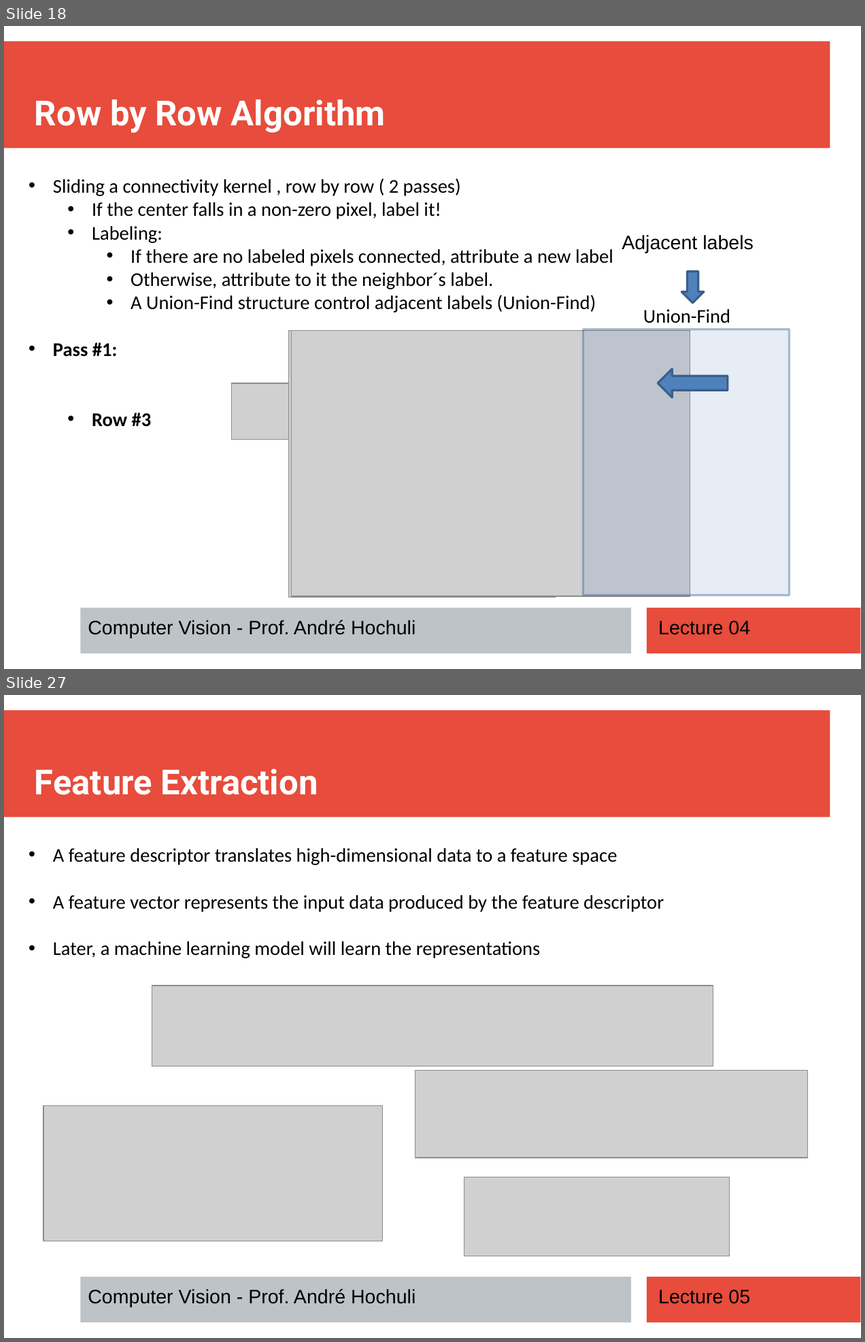
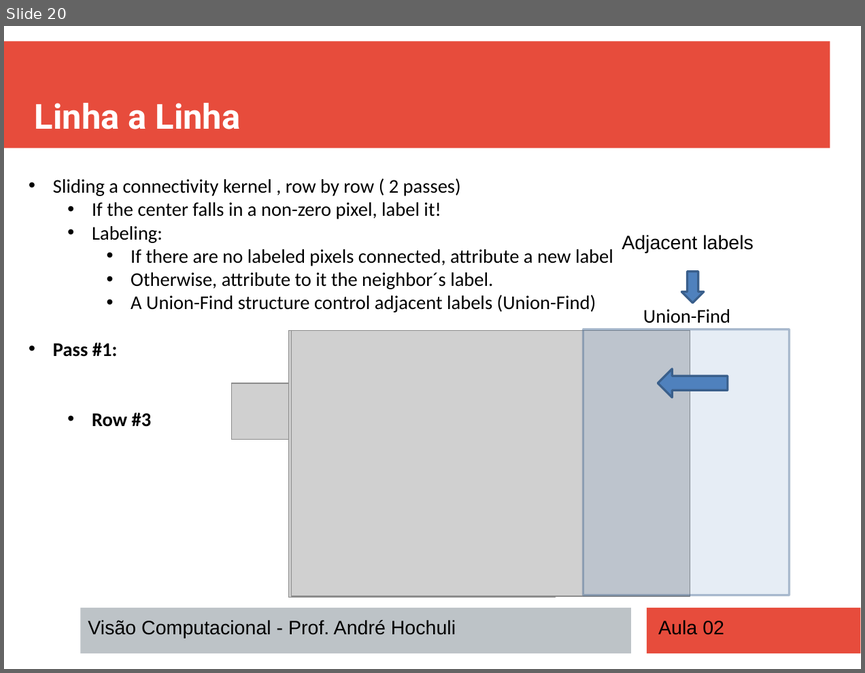
Before and after one commit to andrehochuli/teaching, a slide deck: Visão Computacional/Aula 02 - Filtros e Extração de Características/Aula 02 - Filtros e Extração de Características.pptx. Shown one above the other, each under a label of ours: slides 18 and 27 before the commit, slide 20 after it; the slides between them are not shown. The pictures are 865x1342 and 865x673 pixels, drawn with LibreOffice and Linux fonts; fonts in the diff are those of the drawing; grey boxes stand for pictures. Boxes give left, top, right and bottom in pixels: in the first picture for what was removed or moved away, otherwise in the second. Text is boxed around its words. In the diff, an @@ line names an element or a change of style, - is before the commit and + after.

Commit message:
Update Aula 02

```diff
--- a/Visão Computacional/Aula 02 - Filtros e Extração de Características/Aula 02 - Filtros e Extração de Características.pptx
+++ b/Visão Computacional/Aula 02 - Filtros e Extração de Características/Aula 02 - Filtros e Extração de Características.pptx
@@ slide 27 removed at bbox=[4, 695, 861, 1338], background #FFFFFF; not listed: 3 template elements that a slide beside it also shows @@
@@ text removed at bbox=[35, 768, 318, 795] @@
-Feature Extraction
@@ text removed at bbox=[53, 848, 664, 958] @@
-• A feature descriptor translates high-dimensional data to a feature space
-• A feature vector represents the input data produced by the feature descriptor
-• Later, a machine learning model will learn the representations
@@ picture removed at bbox=[152, 986, 713, 1067] @@
@@ picture removed at bbox=[415, 1070, 808, 1157] @@
@@ picture removed at bbox=[43, 1106, 383, 1241] @@
@@ picture removed at bbox=[464, 1177, 730, 1257] @@
@@ text removed at bbox=[88, 1289, 415, 1307] @@
-Computer Vision - Prof. André Hochuli
@@ text removed at bbox=[658, 1289, 750, 1304] @@
-Lecture 05
@@ what was slide 18 is now slide 20 @@
@@ slide 20 changed as well @@
@@ text at bbox=[35, 103, 241, 129]: text changed @@
-Row by Row Algorithm
+Linha a Linha
@@ text at bbox=[88, 620, 456, 638]: text changed @@
-Computer Vision - Prof. André Hochuli
+Visão Computacional - Prof. André Hochuli
@@ text at bbox=[658, 620, 724, 635]: text changed @@
-Lecture 04
+Aula 02
```
Also in this commit, not shown: 33 other slides changed, 4 slides added, 2 other files.
